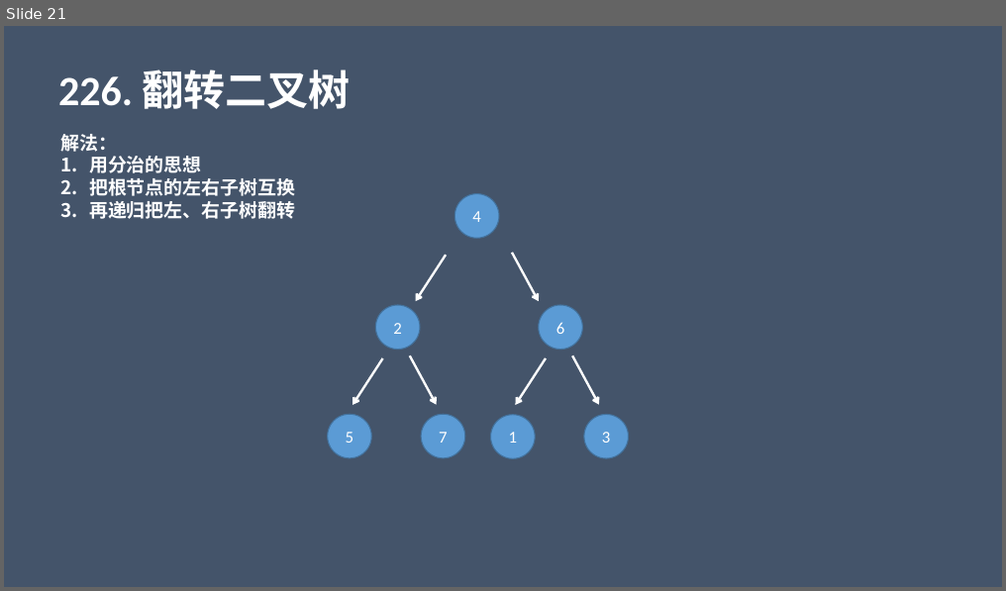
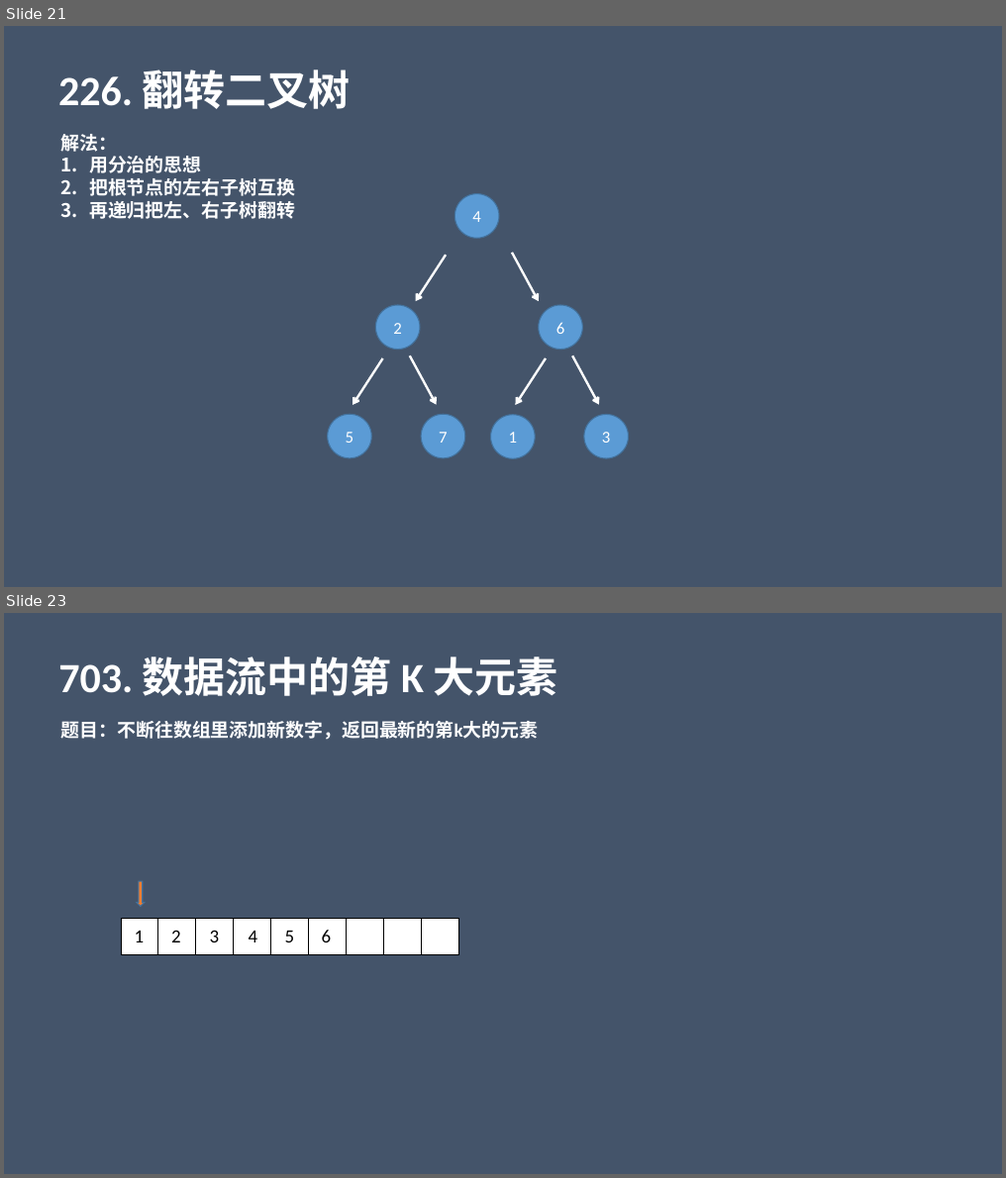
Before and after one commit to liangle/liangle-frontend-studybook, a slide deck: 小白学算法系列.pptx. Shown one above the other, each under a label of ours: slide 21 before the commit, slides 21 and 23 after it; the slides between them are not shown. The pictures are 1006x591 and 1006x1178 pixels, drawn with LibreOffice and Linux fonts; fonts in the diff are those of the drawing. Boxes give left, top, right and bottom in pixels: in the first picture for what was removed or moved away, otherwise in the second. Text is boxed around its words. In the diff, an @@ line names an element or a change of style, - is before the commit and + after.

Commit message:
update:更新小白学算法PPT

```diff
--- a/小白学算法系列.pptx
+++ b/小白学算法系列.pptx
@@ slide 23 added at <box>4,613,1002,1174</box>, background #44546A @@
@@ text added at <box>58,657,557,696</box>, 40 pt, text #FFFFFF, bold @@
+703. 数据流中的第 K 大元素
@@ text added at <box>61,721,539,740</box>, 18 pt, text #FFFFFF, bold @@
+题目：不断往数组里添加新数字，返回最新的第k大的元素
@@ down arrow added at <box>137,881,144,906</box>, fill #ED7D31, outline #43739E 1 pt @@
@@ table added at <box>121,919,457,956</box>, 1 rows, 9 columns @@
+ |  |  |  |  |  |  |  | 
@@ rectangle added at <box>125,922,153,951</box>, fill #FFFFFF, 18 pt, text #000000 @@
+1
@@ rectangle added at <box>161,922,190,951</box>, fill #FFFFFF, 18 pt, text #000000 @@
+2
@@ rectangle added at <box>199,922,229,951</box>, fill #FFFFFF, 18 pt, text #000000 @@
+3
@@ rectangle added at <box>239,922,267,951</box>, fill #FFFFFF, 18 pt, text #000000 @@
+4
@@ rectangle added at <box>275,922,304,951</box>, fill #FFFFFF, 18 pt, text #000000 @@
+5
@@ rectangle added at <box>312,922,341,951</box>, fill #FFFFFF, 18 pt, text #000000 @@
+6
```
